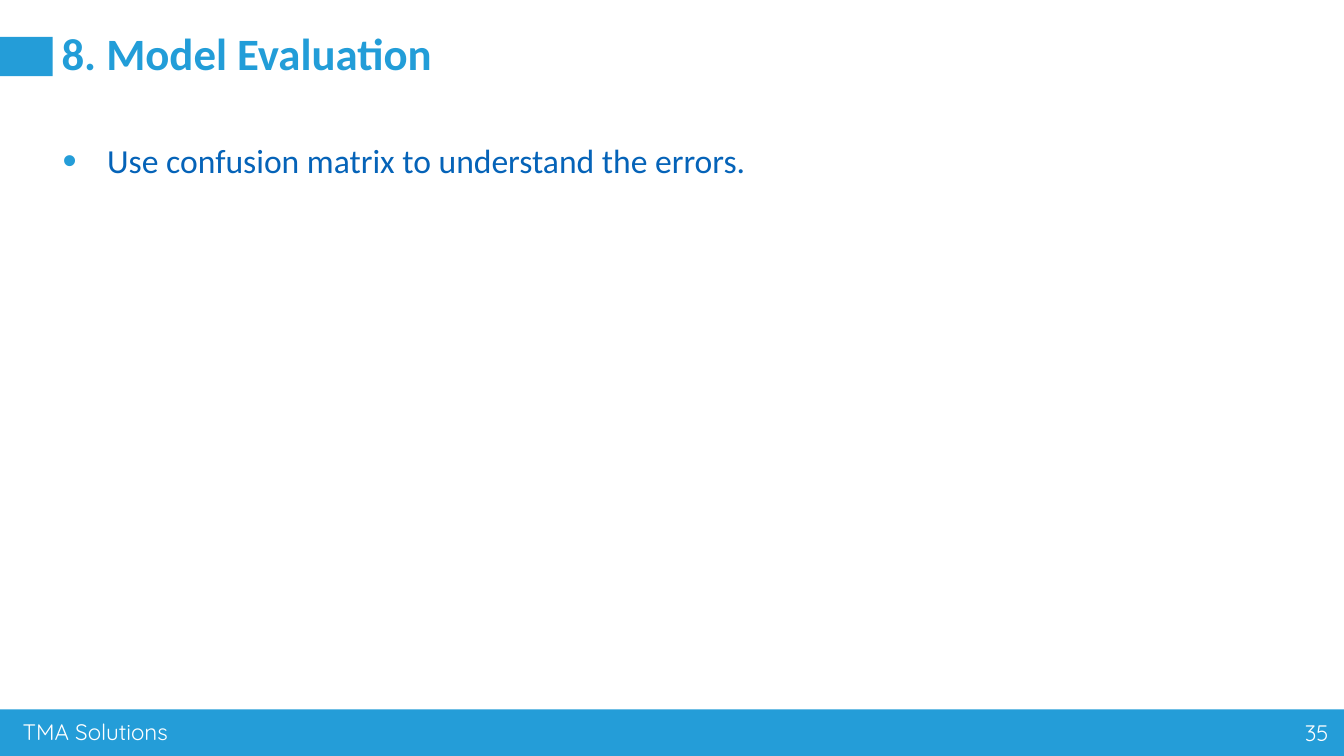
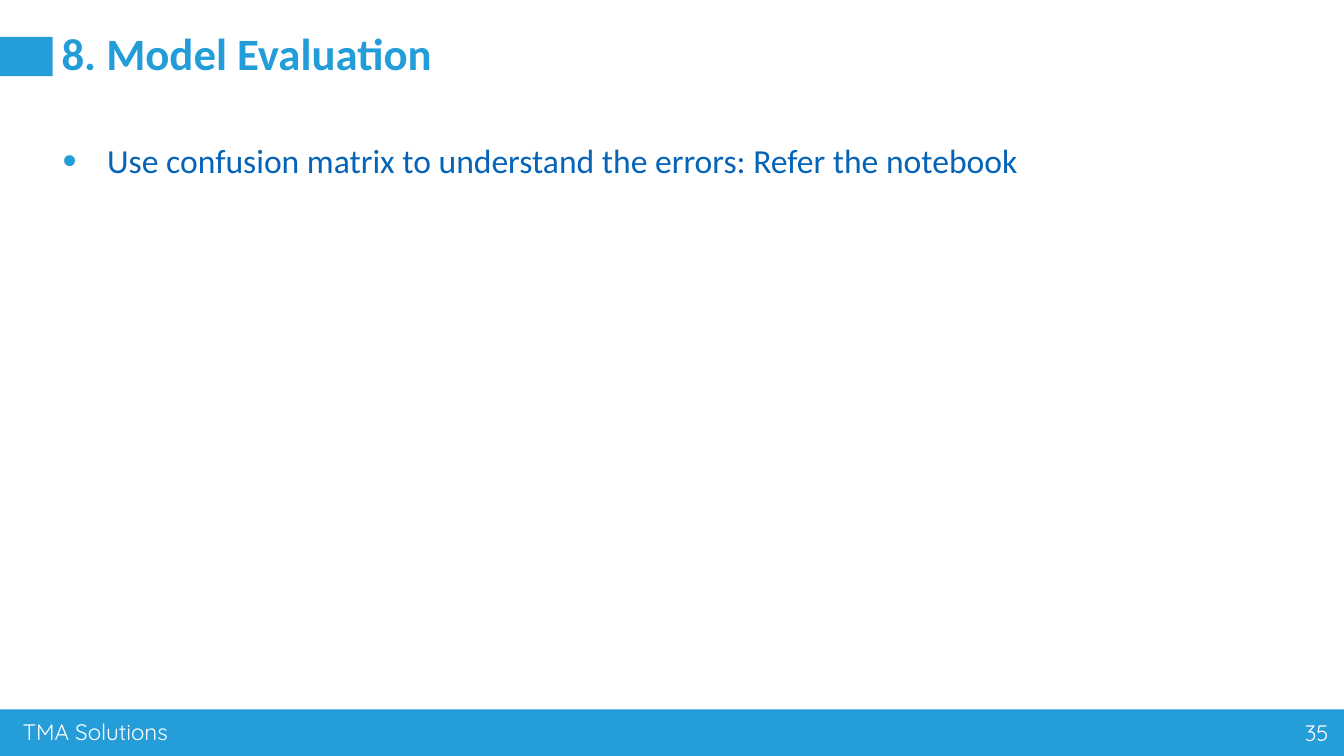
Before and after one commit to nguyenvanhuy0612/DL-1, a slide deck: slide 35 of Workshop-3_AI Advance Training_Group 80.pptx. Drawn at 1344x756 pixels with LibreOffice and Linux fonts; fonts in the diff are those of the drawing. Boxes give left, top, right and bottom in pixels: in the first picture for what was removed or moved away, otherwise in the second. Text is boxed around its words. In the diff, an @@ line names an element or a change of style, - is before the commit and + after.

Commit message:
update

```diff
--- a/Workshop-3_AI Advance Training_Group 80.pptx
+++ b/Workshop-3_AI Advance Training_Group 80.pptx
@@ text at (x1=107, y1=149, x2=1017, y2=174): text changed @@
-• Use confusion matrix to understand the errors.
+• Use confusion matrix to understand the errors: Refer the notebook
```
Also in this commit, not shown: 3 other slides changed.
